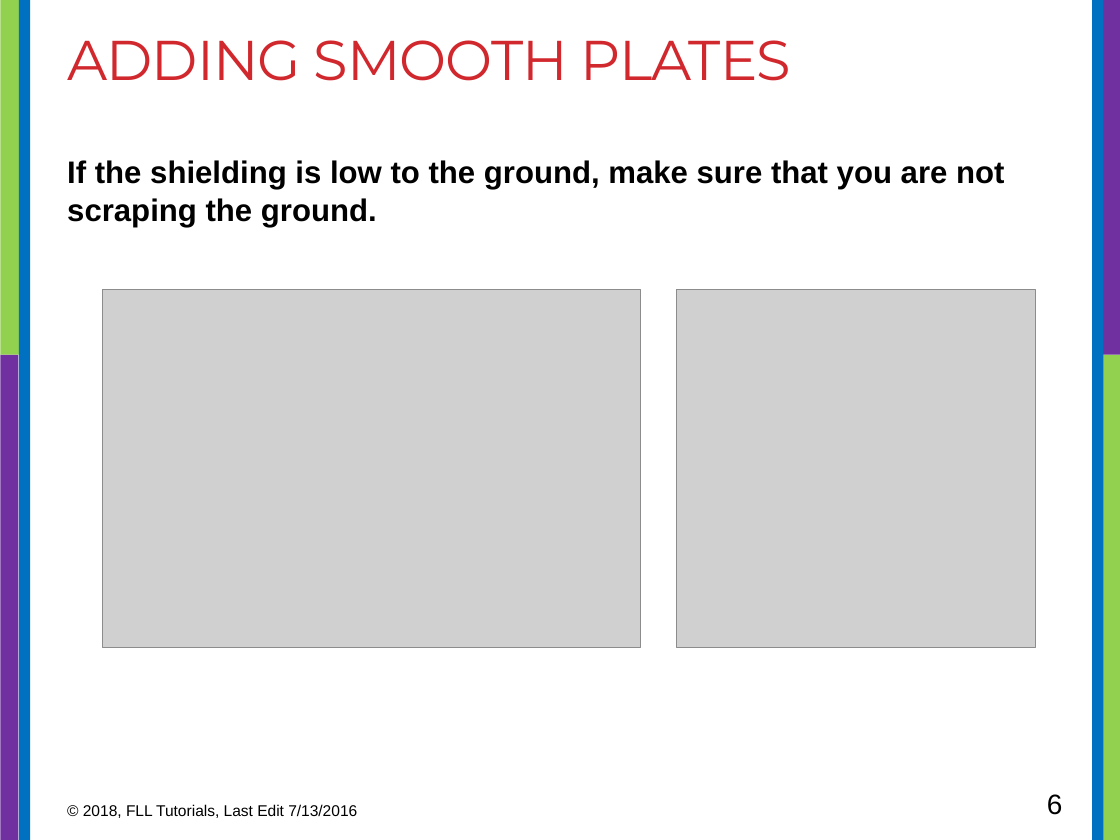
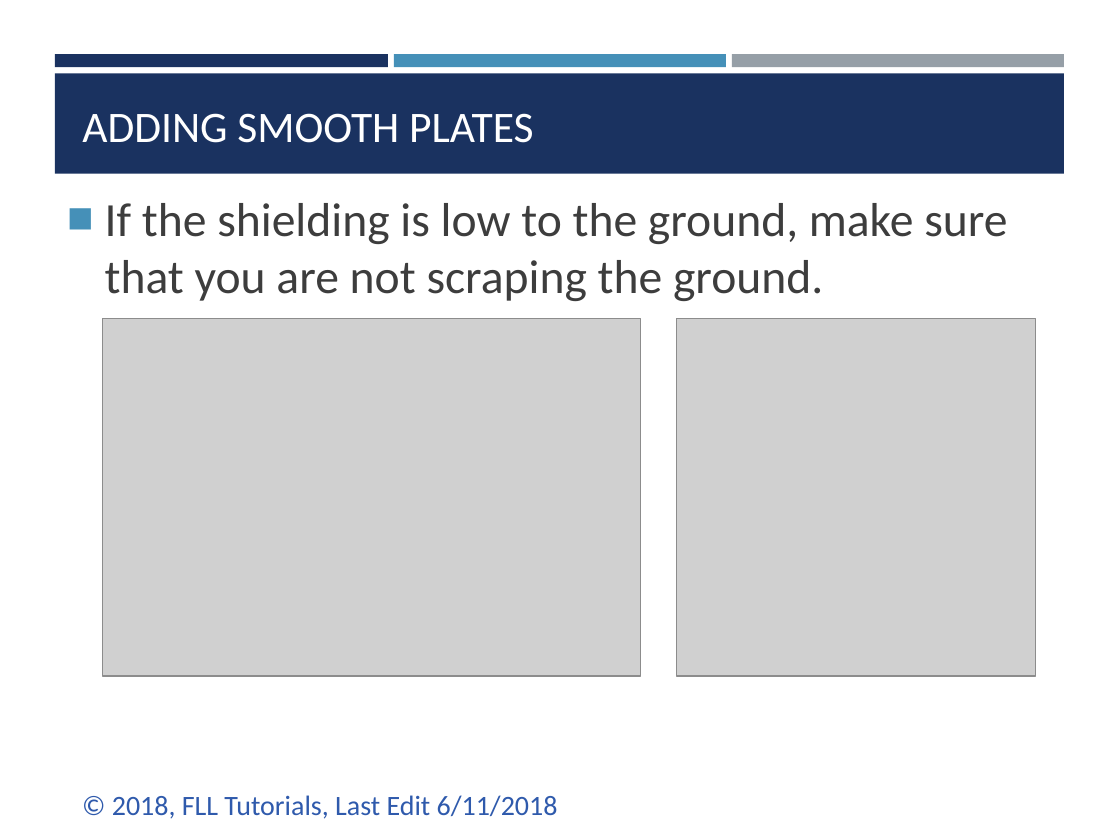
Before and after one commit to ev3lessons/FLL-Tutorials, a slide deck: slide 6 of translations/en-us/RobotGame/Shielding.pptx. Drawn at 1120x840 pixels with LibreOffice and Linux fonts; fonts in the diff are those of the drawing; grey boxes stand for pictures. Boxes give left, top, right and bottom in pixels: in the first picture for what was removed or moved away, otherwise in the second. Text is boxed around its words. In the diff, an @@ line names an element or a change of style, - is before the commit and + after.

```diff
--- a/translations/en-us/RobotGame/Shielding.pptx
+++ b/translations/en-us/RobotGame/Shielding.pptx
@@ rectangle removed at [0, 0, 22, 355] @@
@@ rectangle removed at [19, 0, 30, 840] @@
@@ rectangle removed at [1092, 0, 1103, 840] @@
@@ rectangle removed at [1098, 0, 1120, 355] @@
@@ rectangle added at [55, 54, 388, 67], fill #1A3260 @@
@@ rectangle added at [394, 54, 726, 67], fill #4590B8 @@
@@ rectangle added at [732, 54, 1064, 67], fill #969FA7 @@
@@ rectangle added at [55, 74, 1064, 174], fill #1A3260 @@
@@ title "ADDING SMOOTH PLATES": place and size @@
-title "ADDING SMOOTH PLATES" at [67, 40, 791, 81]
+title "ADDING SMOOTH PLATES" at [82, 113, 534, 143]
@@ title "ADDING SMOOTH PLATES" at [82, 113, 534, 143]: size 36 to 28 pt, font Montserrat to Calibri, text colour #D1282E to #FFFFFF, letter spacing -0.6 to 0 pt; vertical alignment top to bottom @@
@@ text "If the shielding is low ...": place and size @@
-text "If the shielding is low ..." at [67, 160, 1004, 227]
+text "If the shielding is low ..." at [105, 203, 1007, 301]
@@ text "If the shielding is low ..." at [105, 203, 1007, 301]: size 20 to 30.6 pt, font Arial to Calibri, text colour #000000 to #3D3D3D, bold off; bullet none to ■; more space between paragraphs @@
@@ picture: place and size @@
-picture at [103, 290, 641, 647]
+picture at [103, 318, 641, 675]
@@ picture: place and size @@
-picture at [676, 290, 1036, 647]
+picture at [676, 318, 1036, 675]
@@ rectangle removed at [0, 355, 18, 840] @@
@@ rectangle removed at [1102, 355, 1120, 840] @@
@@ text at [112, 795, 558, 819]: text changed; size 10 to 18 pt; font Arial to Calibri; text colour #000000 to #2F5AAC @@
-© 2018, FLL Tutorials, Last Edit 7/13/2016
+© 2018, FLL Tutorials, Last Edit 6/11/2018
@@ page number removed at [1047, 794, 1063, 815] @@
-6
```
Also in this commit, not shown: 7 other slides changed, 18 other files.
